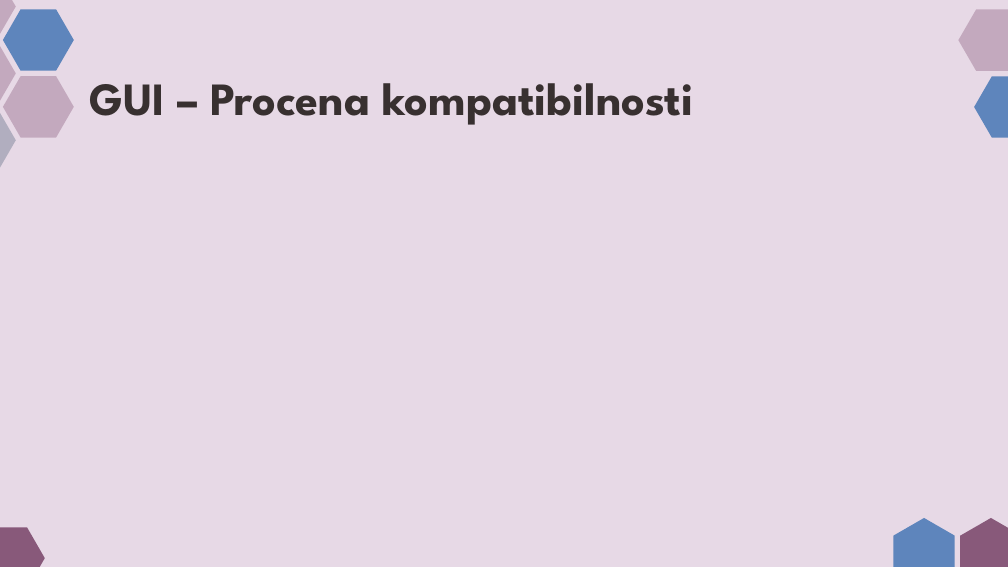
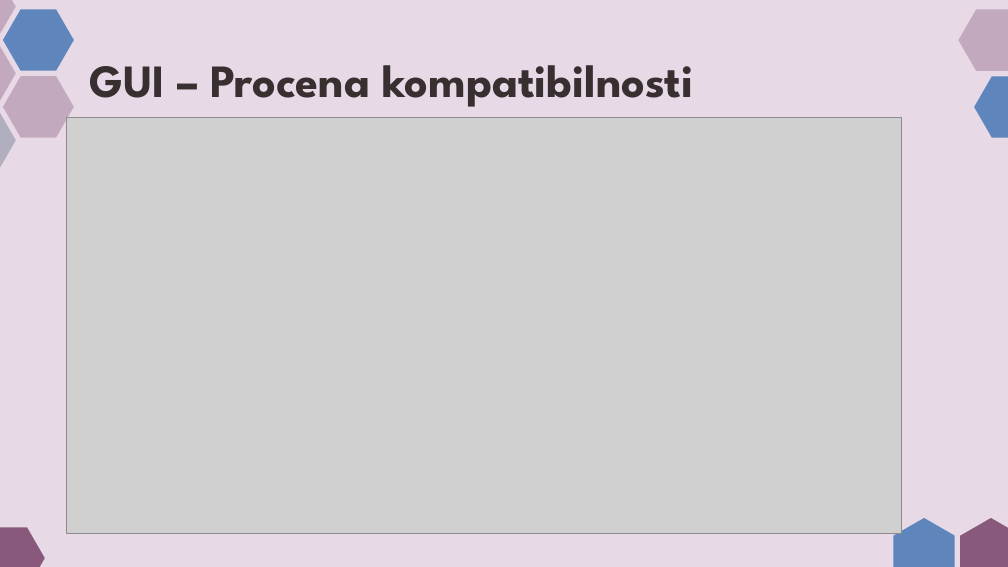
Before and after one commit to AlexJ192/NANS_projekat_predikcija_afiniteta_vezivanja, a slide deck: slide 19 of SV12-2024.pptx (slide 14 before the commit). Drawn at 1008x567 pixels with LibreOffice and Linux fonts; fonts in the diff are those of the drawing; grey boxes stand for pictures; background and template pictures are left out. Boxes give left, top, right and bottom in pixels: in the first picture for what was removed or moved away, otherwise in the second. Text is boxed around its words. In the diff, an @@ line names an element or a change of style, - is before the commit and + after.

```diff
--- a/SV12-2024.pptx
+++ b/SV12-2024.pptx
@@ title "GUI – Procena kompatibilnosti": place and size @@
-title "GUI – Procena kompatibilnosti" at [89,83,693,125]
+title "GUI – Procena kompatibilnosti" at [89,65,693,107]
@@ picture added at [67,118,901,533] @@
```
Also in this commit, not shown: 12 other slides changed, 6 slides added, 2 slides removed.
